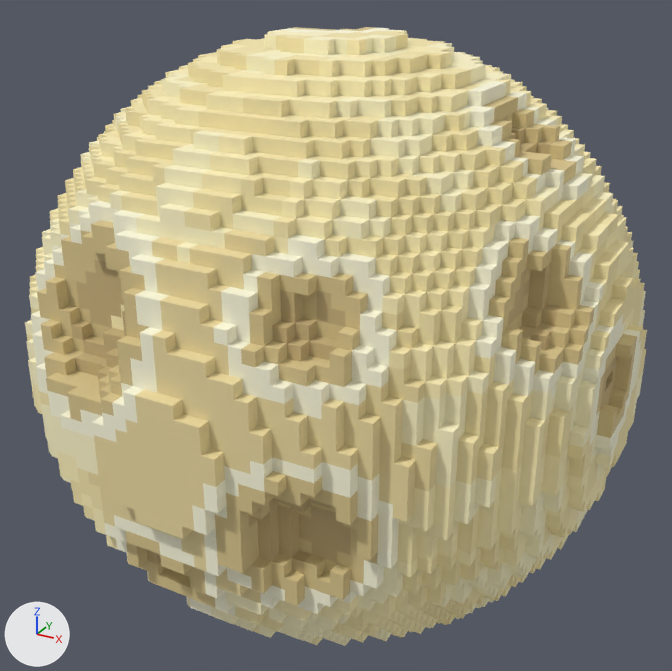
Two versions of the glTF model models/moon_voxel.glb, one commit apart.
Both versions are drawn from a camera (50 mm lens) standing at (1.432, -2.611, 1.296) and looking at (-0.002, -0.004, -0.007). Every picture has the same lights, and +X, +Y and +Z are marked at lower left. The older version comes first. Where no turn or scale is listed for an object, it has been applied to the vertices. Vertices at exactly the same position are counted once.

The older version as bpy lines, for what is in view:
```python
me_moon = bpy.data.meshes.new('Moon')
me_moon.from_pydata(...)  # 8503 vertices, 13838 faces; spans x -1.0..1.0, y -1.0..1.0, z -1.0..1.0
me_moon.materials.append(mat_voxel)
ob_moon_001 = bpy.data.objects.new('Moon.001', me_moon)
ob_moon_001.location = (0.0, 0.0, 0.0)
```
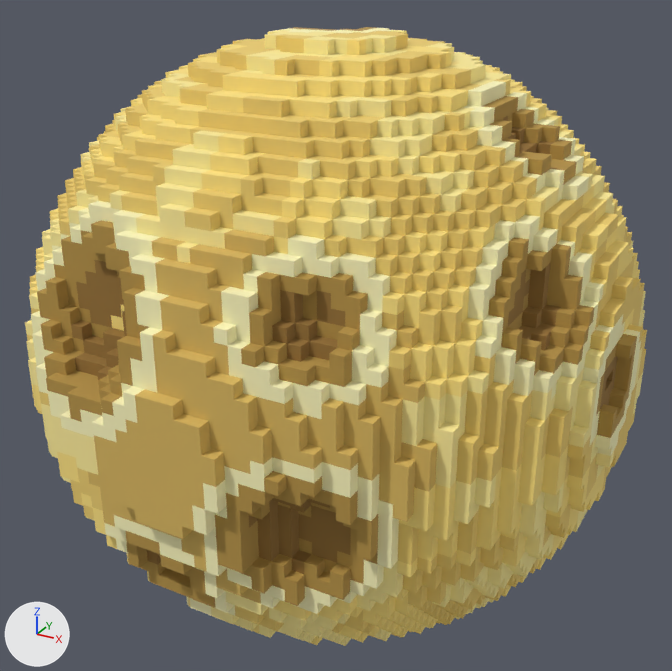
What differs and where, as boxes [x1, y1, x2, y2] in the pictures (672 x 671 px):
```json
{"part": 1, "of": "me_moon", "change": "recoloured", "before": [25, 30, 647, 646], "after": [25, 30, 647, 646], "on screen": "beige to yellow"}
{"part": 2, "of": "me_moon", "change": "recoloured", "before": [37, 27, 637, 608], "after": [37, 27, 637, 608], "on screen": "beige to orange"}
{"part": 3, "of": "me_moon", "change": "recoloured", "before": [31, 28, 641, 616], "after": [31, 28, 641, 616]}
```

Scene script edits in JSON lines:
```json
{"block": "me_moon", "where": "me_moon.from_pydata(...)  # 8503 vertices, 13838 faces; spans x -1.0..1.0, y -1.0..1.0, z -1.0..1.0"}
{"block": "me_moon", "where": "# used by ob_moon_001; location = (0.0, 0.0, 0.0)"}
{"block": "me_moon", "change": "me_moon part 1: 8466 faces centred in x -1.0..1.0, y -0.96..1.0, z -1.0..1.0 are repainted in the vertex colours; the middle colour goes from beige #fff2bd to yellow #ffe483"}
{"block": "me_moon", "change": "me_moon part 2: 3774 faces centred in x -1.0..1.0, y -1.0..1.0, z -1.0..1.0 are repainted in the vertex colours; the middle colour goes from beige #dbc78f to orange #b79447"}
{"block": "me_moon", "change": "me_moon part 3: 1598 faces centred in x -1.0..1.0, y -1.0..1.0, z -1.0..1.0 are repainted in the vertex colours; the middle colour goes from pale yellow #fffce0 to beige #fff9c0"}
```
